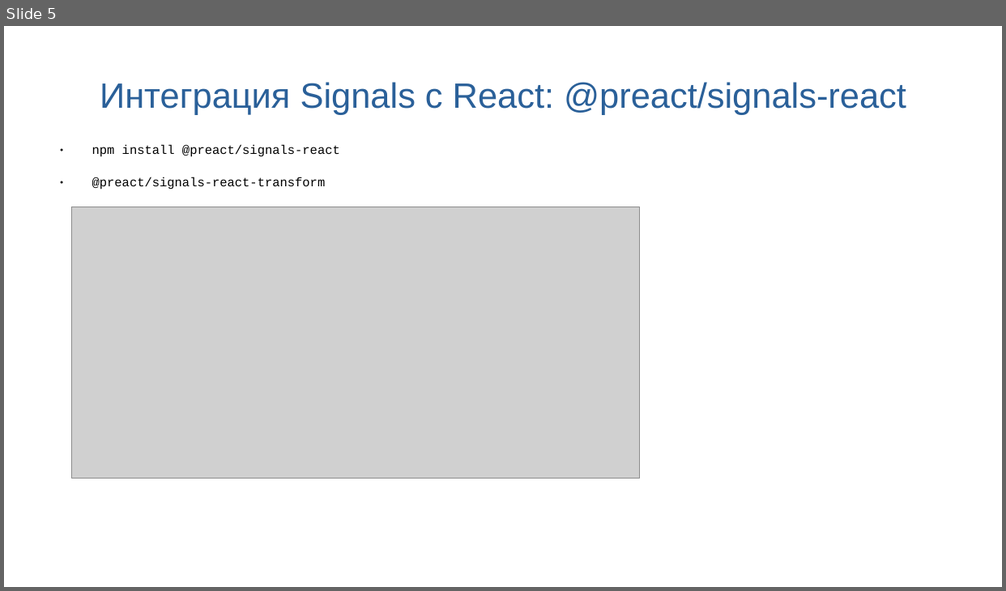
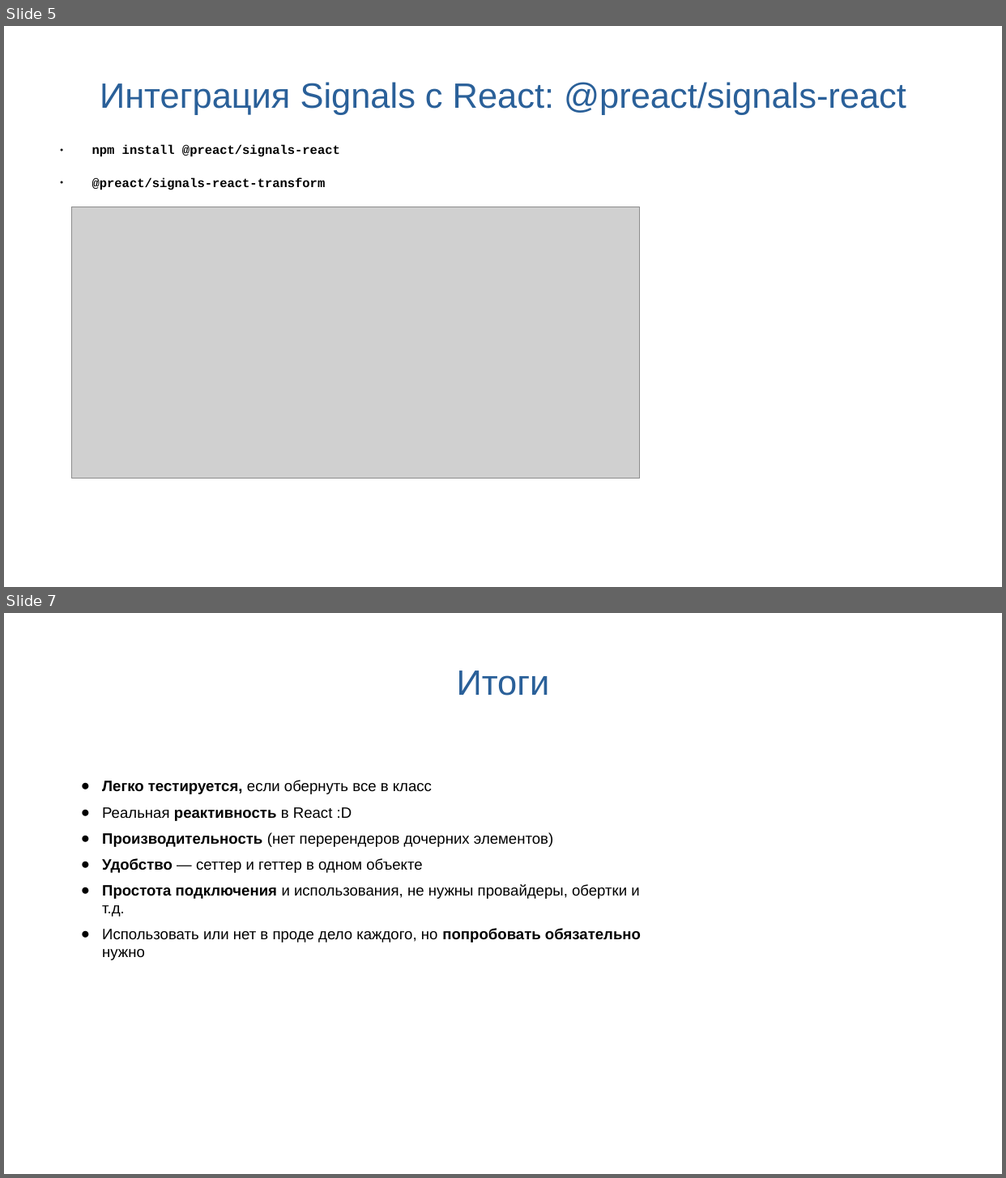
Before and after one commit to uzambara/react-signals, a slide deck: Преза/Преза.ppt. Shown one above the other, each under a label of ours: slide 5 before the commit, slides 5 and 7 after it; the slides between them are not shown. The pictures are 1006x591 and 1006x1178 pixels, drawn with LibreOffice and Linux fonts; fonts in the diff are those of the drawing; grey boxes stand for pictures. Boxes give left, top, right and bottom in pixels: in the first picture for what was removed or moved away, otherwise in the second. Text is boxed around its words. In the diff, an @@ line names an element or a change of style, - is before the commit and + after.

```diff
--- a/Преза/Преза.ppt
+++ b/Преза/Преза.ppt
@@ slide 7 added at [4,613,1002,1174], background #FFFFFF @@
@@ text added at [457,671,550,696], 28 pt, text #2A6099 @@
+Итоги
@@ text added at [102,780,641,960], 12 pt, text #000000 @@
+● Легко тестируется, если обернуть все в класс
+● Реальная реактивность в React :D
+● Производительность (нет перерендеров дочерних элементов)
+● Удобство — сеттер и геттер в одном объекте
+● Простота подключения и использования, не нужны провайдеры, обертки и т.д.
+● Использовать или нет в проде дело каждого, но попробовать обязательно нужно
@@ slide 5 changed as well @@
@@ text "npm install @preact/signals-react" at [92,145,340,190]: bold on @@
```
Also in this commit, not shown: 2 other slides changed, 1 other slide added, 16 other files.
